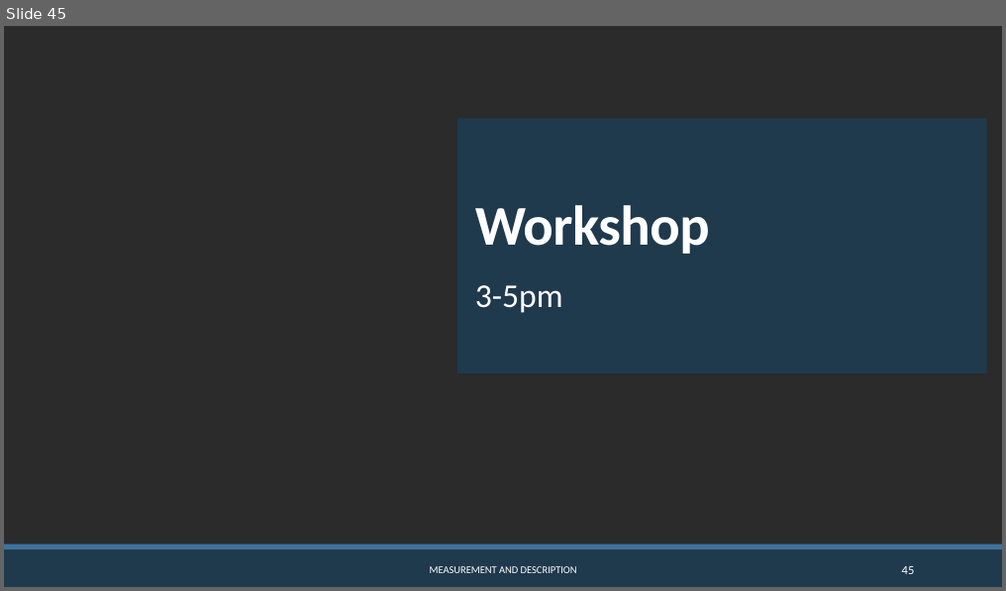
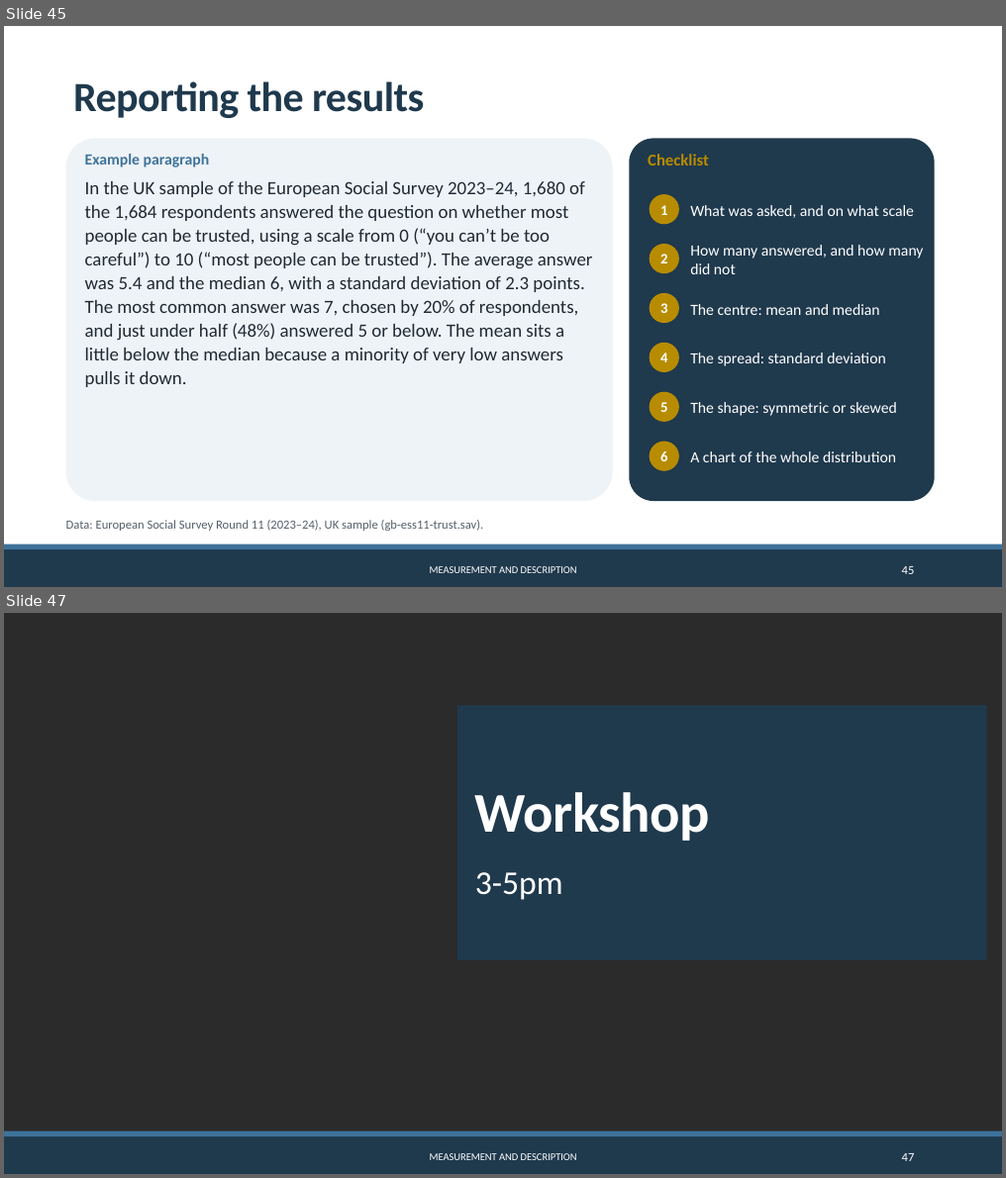
Before and after one commit to CGMoreh/SOC2069-QUANT-26, a slide deck: Materials/Slides/slides_w1.pptx. Shown one above the other, each under a label of ours: slide 45 before the commit, slides 45 and 47 after it; the slides between them are not shown. The pictures are 1006x591 and 1006x1178 pixels, drawn with LibreOffice and Linux fonts; fonts in the diff are those of the drawing; background and template pictures are left out; a plain dark background stands for a picture behind light text. Boxes give left, top, right and bottom in pixels: in the first picture for what was removed or moved away, otherwise in the second. Text is boxed around its words. In the diff, an @@ line names an element or a change of style, - is before the commit and + after.

```diff
--- a/Materials/Slides/slides_w1.pptx
+++ b/Materials/Slides/slides_w1.pptx
@@ slide 45 added at box(4, 26, 1002, 587), background #FFFFFF; not listed: 2 template elements that a slide beside it also shows @@
@@ title added at box(73, 81, 424, 118), 40 pt, text #20394E, bold @@
+Reporting the results
@@ rounded rectangle added at box(66, 138, 613, 501), fill #EEF3F7 @@
@@ rounded rectangle added at box(629, 138, 935, 501), fill #1F394D @@
@@ text added at box(85, 154, 593, 387), 18 pt, text #1F2A33 @@
+Example paragraph
+In the UK sample of the European Social Survey 2023–24, 1,680 of the 1,684 respondents answered the question on whether most people can be trusted, using a scale from 0 (“you can’t be too careful”) to 10 (“most people can be trusted”). The average answer was 5.4 and the median 6, with a standard deviation of 2.3 points. The most common answer was 7, chosen by 20% of respondents, and just under half (48%) answered 5 or below. The mean sits a little below the median because a minority of very low answers pulls it down.
@@ text added at box(648, 154, 709, 166), 16 pt, text #B88C00, bold @@
+Checklist
@@ ellipse added at box(649, 194, 679, 224), fill #B88C00, 14 pt, text #FFFFFF, bold @@
+1
@@ text added at box(690, 205, 914, 218), 15 pt, text #FFFFFF @@
+What was asked, and on what scale
@@ ellipse added at box(649, 244, 679, 274), fill #B88C00, 14 pt, text #FFFFFF, bold @@
+2
@@ text added at box(690, 245, 923, 274), 15 pt, text #FFFFFF @@
+How many answered, and how many did not
@@ ellipse added at box(649, 293, 679, 323), fill #B88C00, 14 pt, text #FFFFFF, bold @@
+3
@@ text added at box(690, 304, 880, 315), 15 pt, text #FFFFFF @@
+The centre: mean and median
@@ ellipse added at box(649, 343, 679, 372), fill #B88C00, 14 pt, text #FFFFFF, bold @@
+4
@@ text added at box(690, 353, 885, 367), 15 pt, text #FFFFFF @@
+The spread: standard deviation
@@ ellipse added at box(649, 392, 679, 422), fill #B88C00, 14 pt, text #FFFFFF, bold @@
+5
@@ text added at box(690, 402, 897, 416), 15 pt, text #FFFFFF @@
+The shape: symmetric or skewed
@@ ellipse added at box(649, 442, 679, 472), fill #B88C00, 14 pt, text #FFFFFF, bold @@
+6
@@ text added at box(690, 452, 896, 463), 15 pt, text #FFFFFF @@
+A chart of the whole distribution
@@ text added at box(66, 520, 484, 531), 12 pt, text #55606B @@
+Data: European Social Survey Round 11 (2023–24), UK sample (gb-ess11-trust.sav).
@@ text added at box(430, 567, 577, 573), 10 pt, text #FFFFFF @@
+MEASUREMENT AND DESCRIPTION
@@ page number added at box(902, 567, 915, 574), 12 pt, text #FFFFFF @@
+45
@@ what was slide 45 is now slide 47 @@
@@ page number at box(902, 1154, 915, 1161): text changed @@
-45
+47
```
Also in this commit, not shown: 3 other slides added, 2 slides removed, 36 other files.
